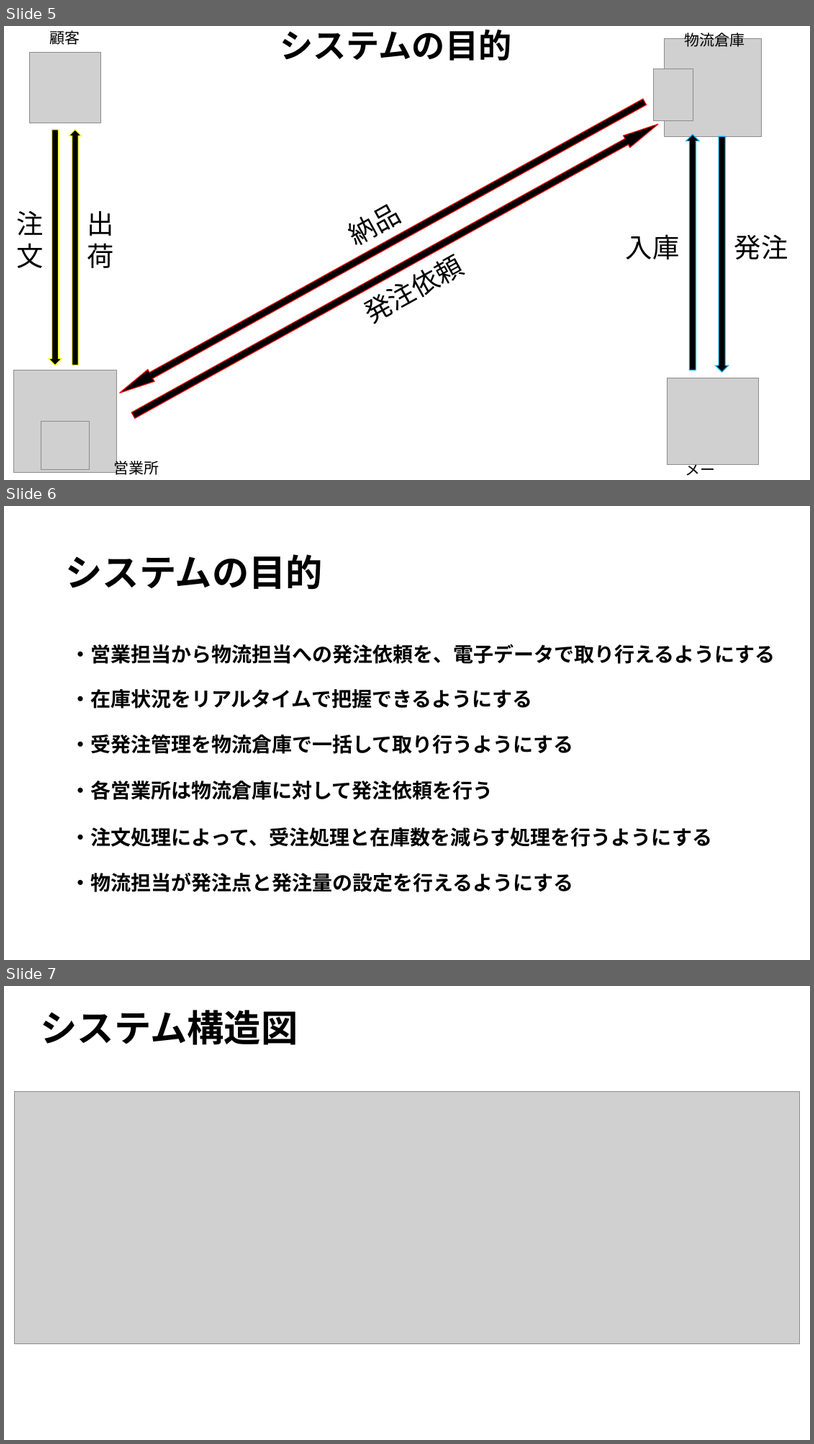
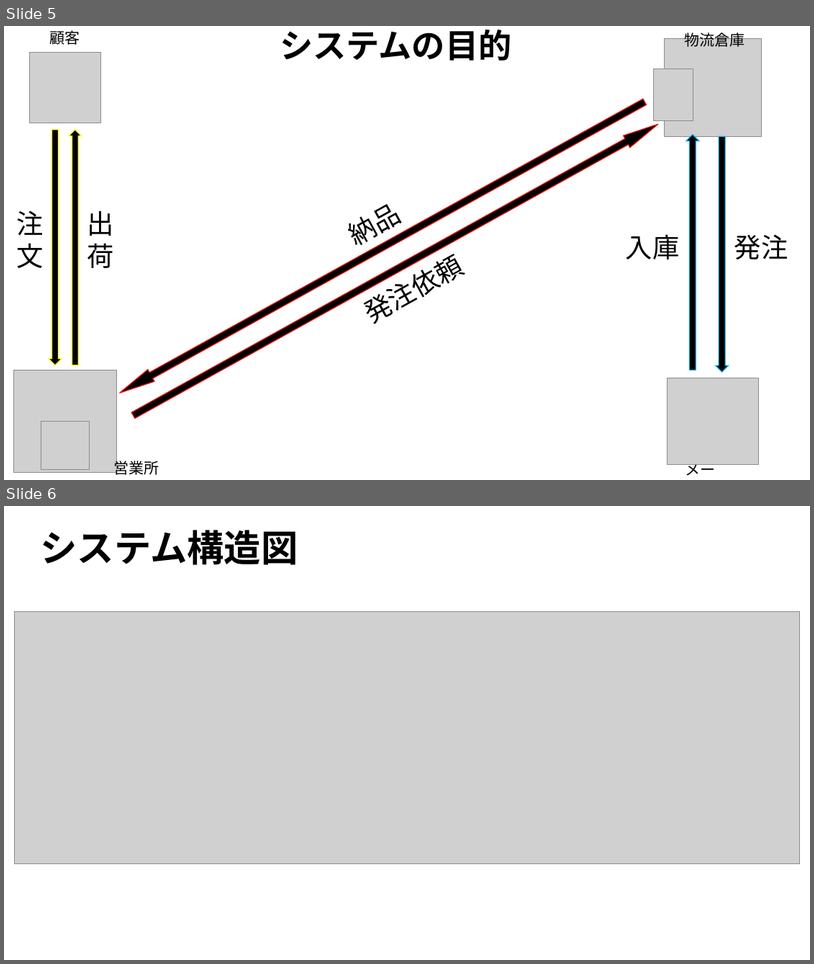
Before and after one commit to Yamanin3/system-devel, a slide deck: 企画発表プレゼンテーション.pptx. Shown one above the other, each under a label of ours: slides 5, 6 and 7 before the commit, slides 5 and 6 after it. The pictures are 814x1444 and 814x964 pixels, drawn with LibreOffice and Linux fonts; fonts in the diff are those of the drawing; grey boxes stand for pictures; background and template pictures are left out. Boxes give left, top, right and bottom in pixels: in the first picture for what was removed or moved away, otherwise in the second. Text is boxed around its words. In the diff, an @@ line names an element or a change of style, - is before the commit and + after.

```diff
--- a/企画発表プレゼンテーション.pptx
+++ b/企画発表プレゼンテーション.pptx
@@ slide 6 removed at (4, 506, 810, 960), background picture (left out) @@
@@ title removed at (65, 554, 323, 590) @@
-システムの目的
@@ text removed at (70, 644, 775, 664) @@
-・営業担当から物流担当への発注依頼を、電子データで取り行えるようにする
@@ text removed at (70, 689, 533, 708) @@
-・在庫状況をリアルタイムで把握できるようにする
@@ text removed at (70, 734, 574, 754) @@
-・受発注管理を物流倉庫で一括して取り行うようにする
@@ text removed at (70, 780, 493, 800) @@
-・各営業所は物流倉庫に対して発注依頼を行う
@@ text removed at (70, 827, 712, 847) @@
-・注文処理によって、受注処理と在庫数を減らす処理を行うようにする
@@ text removed at (70, 872, 574, 892) @@
-・物流担当が発注点と発注量の設定を行えるようにする
@@ what was slide 7 is now slide 6 @@
```
Also in this commit, not shown: 3 slides added, 2 other slides removed.
